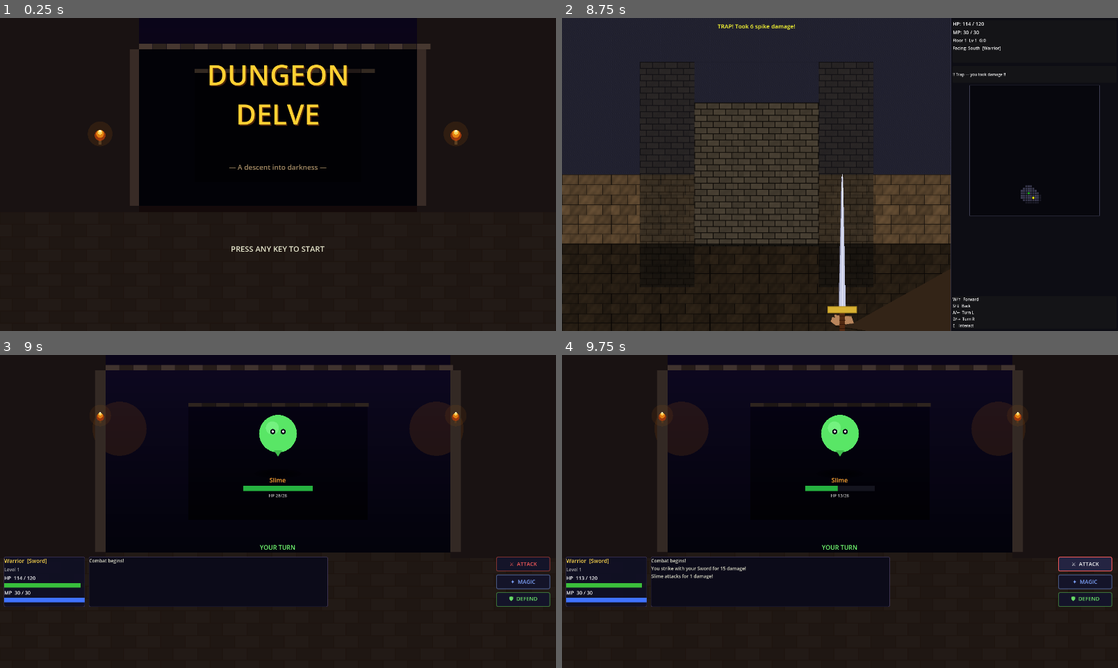
Above: before the commit, frames 1-4 (two rows, left to right).
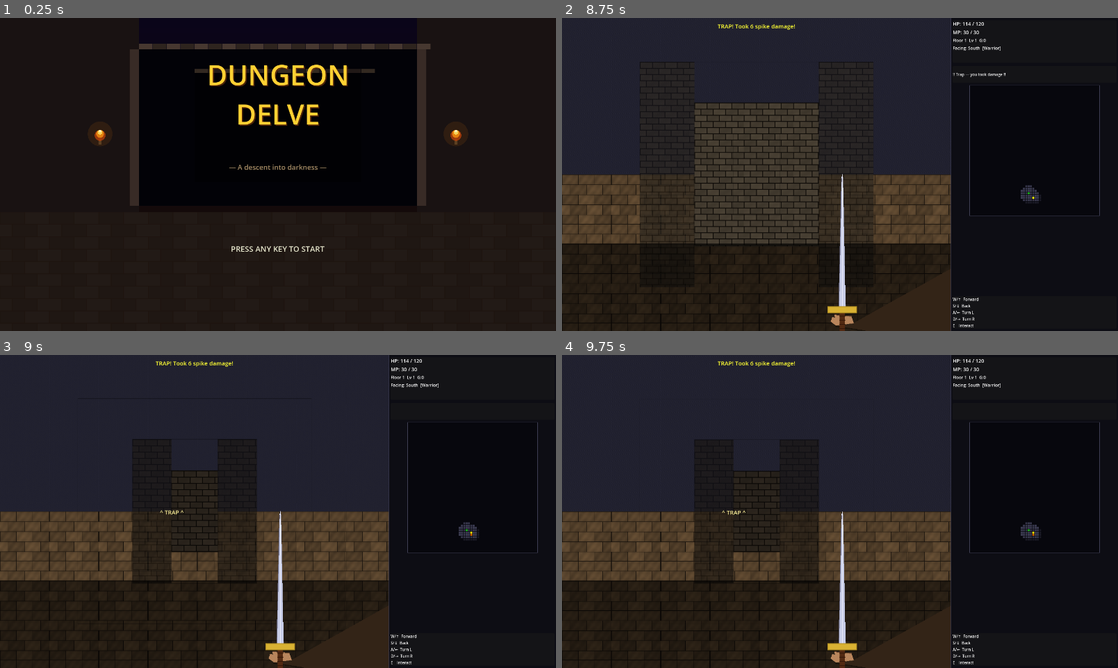
Above: after the commit, the same moments.

Repository: BenStynes/AI-playtesters-dissertation
Game: Godot game, scene res://Main.tscn
The game is run twice, just before and just after one commit, with the same random seed, the same clock (stepped at 60 frames per second) and the same inputs.
Inputs (mouse positions are in pixels of both pictures, inside the frame that each line leads up to):
- Up to frame 1 (0.25 s): no input
- Up to frame 2 (8.75 s): tap Enter at 0.5, 2.75, 4.25 s; move the mouse to (962, 158) at 0.52 s; hold D 0.53-1.25 s; tap E at 0.6, 2.1, 2.85, 3.6, 4.35, 5.1, 5.85, 6.6, 7.35, 8.1 s; click (962, 158) at 0.67 s; click "SELECT" at 1.25 s; tap Space at 2, 3.5, 5 s; move the mouse to (728, 190) at 2.02 s; hold S 2.03-2.78 s; move the mouse to (895, 105) at 2.77 s; hold D 2.78-3.53 s; move the mouse to (812, 237) at 3.52 s; hold W 3.53-4.28 s; click (812, 237) at 3.67 s; move the mouse to (1006, 221) at 4.27 s; hold A 4.28-5.78 s; move the mouse to (673, 127) at 5.02 s; move the mouse to (867, 174) at 5.77 s; hold S 5.78-6.53 s; click (867, 174) at 5.92 s; move the mouse to (756, 96) at 6.52 s; hold D 6.53-7.28 s; move the mouse to (962, 158) at 7.27 s; hold W 7.28-8.03 s; move the mouse to (728, 190) at 8.02 s; hold D from 8.03 s (still down); click (728, 190) at 8.17 s
- Up to frame 3 (9 s): move the mouse to (333, 442) at 8.77 s; release D at 8.78 s; hold S from 8.78 s (still down); tap E at 8.85 s
- Up to frame 4 (9.75 s): release S at 9.5 s; click (1084, 564) at 9.5 s, where only the run before the commit has a clickable "⚔ ATTACK"

Frames 1-2 are identical in both runs. In frame 3, 49% of the frame differs, in the area x 0-99%, y 0-100%; in frame 4, 49%.

Commit message:
combat seeding added, and started on the bridger got dictionary for data setup need to figure out how to get avalible actions and tile ahead. for exoloration stage

Diff:
--- /dev/null
+++ b/dungeon/scripts/ai_bridge.gd
@@ -0,0 +1,41 @@
+extends Node
+
+#paths for the two json files
+const STATE_FILE: String = "user://game_state.json"
+const ACTION_FILE: String= "user://agent_action.json"
+# AI mode active or nor
+var ai_enabled: bool = true
+#write the exploration state/phase to json
+func write_exploration_state(map: Array,pos: Vector2i, facing: int) -> void:
+		if not ai_enabled: return
+
+		var p: PlayerData = GameManager.player
+
+		#show whats in tiles around the player
+		#dirs = directions, fd = forward direction
+		var dirs: Array =[Vector2i(0,-1), Vector2i(1,0),Vector2i(0,1), Vector2i(-1,0)]
+		var fd: Vector2i = dirs[facing]
+		var ahead: Vector2i = pos +fd
+
+		var state: Dictionary ={
+			"phase": "exploration",
+			"seed": GameManager.current_seed,
+			"floor": GameManager.current_floor,
+			"player": {
+				"hp": p.hp,
+				"max_hp": p.max_hp,
+				"mp": p.mp,
+				"max_mp": p.max_mp,
+				"attack": p.attack,
+				"magic_power": p.magic_power,
+				"gold": p.gold,
+				"level": p.level,
+				"class": p.player_class,
+				},
+				"position": {"x": pos.x,"y": pos.y},
+				"facing": facing,
+				"current_tile": map[pos.y][pos.x],
+				"tile_ahead":  "temp", #will write later
+				"avalible actions": "temp", #will write later
+		}
+		#think thats all ill need for data for exploration phase
--- a/dungeon/scripts/combat_scene.gd
+++ b/dungeon/scripts/combat_scene.gd
@@ -491,7 +491,7 @@
 		if enemy.is_boss:
 			line += "\n" + enemy.get_weakness_hint(action["type"])
 		if enemy.enemy_type == EnemyData.EnemyType.ORC:
-			if randi() % 2 == 0:
+			if GameManager.rng.randi() % 2 == 0:
 				line += "\n[The Orc is winding up — consider Defending!]"
 
 		_log(line)
--- a/dungeon/scripts/dungeon_scene.gd
+++ b/dungeon/scripts/dungeon_scene.gd
@@ -670,9 +670,9 @@
 		pool.append(EnemyData.EnemyType.ORC)
 
 	var enemies: Array = []
-	var count: int = randi_range(1, mini(3, 1 + fn))
+	var count: int = GameManager.rng.randi_range(1, mini(3, 1 + fn))
 	for _i in range(count):
-		enemies.append(pool[randi() % pool.size()])
+		enemies.append(pool[GameManager.rng.randi() % pool.size()])
 	_trigger_combat(enemies, false)
 
 func _trigger_combat(enemy_types: Array, is_boss: bool) -> void:
--- a/dungeon/scripts/game_manager.gd
+++ b/dungeon/scripts/game_manager.gd
@@ -73,7 +73,7 @@
 	return score + hp_bonus + gold_bonus + time_bonus
 
 func check_encounter(steps_taken: int) -> bool:
-	var roll: int = randi_range(0, 100)
+	var roll: int = rng.randi_range(0, 100)
 	return (roll + steps_taken) > encounter_threshold
 
 func get_floor_elapsed() -> float:
Not shown, added: dungeon/scripts/ai_bridge.gd.uid
